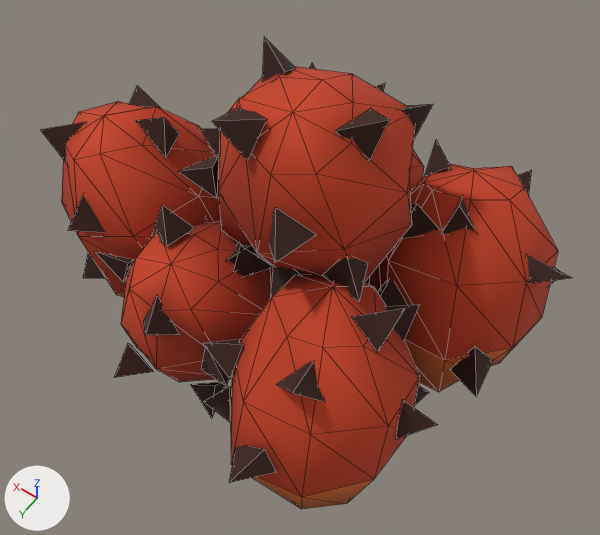
The glTF model game/assets/models/tumpukan_tbs.glb as it was, and as the next commit left it.
One viewpoint serves both versions: a 50 mm camera at (-0.725, 0.944, 1.737) aimed at (-0.107, 0.078, 0.376). Every picture has the same lights, and +X, +Y and +Z are marked at lower left. The first picture is the older version. Mesh edges are drawn as thin lines. Where no turn or scale is listed for an object, it has been applied to the vertices. Vertices at exactly the same position are counted once.

Objects in the first picture: 'tumpukan_tbs_mesh'.
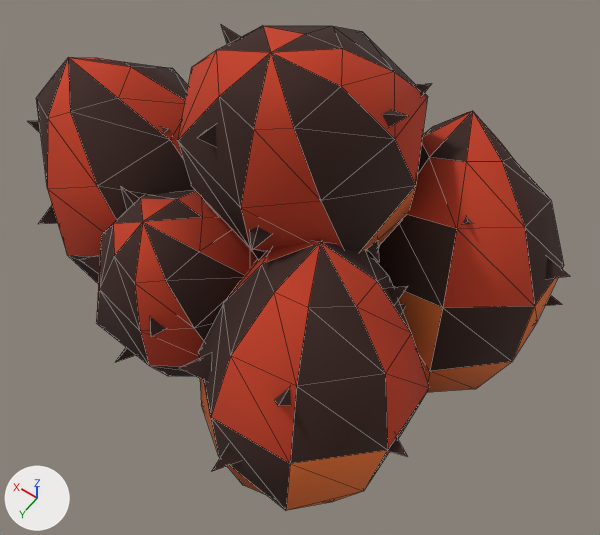
What the commit changed:
me_tumpukan_tbs_mesh is used by ob_tumpukan_tbs_mesh; location (0.0, 0.0, 0.0).
me_tumpukan_tbs_mesh had 444 vertices, 564 faces and spanned x -0.583..0.583, y -0.508..0.508, z 0.0..0.83.
me_tumpukan_tbs_mesh now has 444 vertices, 624 faces and spans x -0.579..0.579, y -0.512..0.512, z 0.0..0.949.
me_tumpukan_tbs_mesh part 1: the loose piece of 34 vertices spanning x -0.551..-0.166, y -0.364..0.032, z 0.015..0.538 is rebuilt with 42 vertices and now spans x -0.555..-0.114, y -0.383..0.083, z 0.006..0.654.
me_tumpukan_tbs_mesh part 2: the loose piece of 34 vertices spanning x -0.21..0.249, y -0.486..-0.068, z 0.033..0.523 is rebuilt with 42 vertices and now spans x -0.221..0.281, y -0.492..-0.015, z 0.045..0.621.
me_tumpukan_tbs_mesh part 3: the loose piece of 34 vertices spanning x 0.095..0.526, y -0.15..0.268, z 0.014..0.557 is rebuilt with 42 vertices and now spans x 0.059..0.553, y -0.177..0.313, z 0.045..0.679.
me_tumpukan_tbs_mesh part 4: the loose piece of 34 vertices spanning x -0.454..-0.098, y 0.046..0.456, z 0.0..0.542 is rebuilt with 42 vertices and now spans x -0.472..-0.047, y 0.045..0.474, z 0.0..0.659.
me_tumpukan_tbs_mesh part 5: the loose piece of 34 vertices spanning x -0.117..0.251, y 0.031..0.398, z 0.0..0.471 is rebuilt with 42 vertices and now spans x -0.112..0.297, y -0.018..0.398, z 0.028..0.615.
me_tumpukan_tbs_mesh part 6: the loose piece of 34 vertices spanning x -0.294..0.112, y -0.211..0.231, z 0.319..0.819 is rebuilt with 42 vertices and now spans x -0.294..0.162, y -0.229..0.256, z 0.327..0.949.
me_tumpukan_tbs_mesh part 7: 58 loose pieces with 232 vertices, spanning x -0.583..0.506, y -0.508..0.508, z 0.073..0.83, are deleted.
Part 8, on me_tumpukan_tbs_mesh:
4 vertices are removed from x -0.005..0.064, y -0.205..-0.129, z 0.579..0.673.
3 faces are deleted.
188 vertices are added at x -0.579..0.558, y -0.512..0.512, z 0.17..0.839.
141 new faces join them, mat_m_fruitdark.
Other edits to the shape of me_tumpukan_tbs_mesh do not show in these pictures.

Location of each change, (x1, y1, x2, y2) in pixels of the pictures (600 x 535 px):
'tumpukan_tbs_mesh', reshaped
    before: (41, 37, 572, 509)
    after: (27, 25, 569, 510)
part 1 of me_tumpukan_tbs_mesh, rebuilt
    before: (368, 164, 558, 392)
    after: (376, 111, 564, 392)
part 2 of me_tumpukan_tbs_mesh, rebuilt (not visible afterwards)
    before: (409, 148, 424, 191)
part 3 of me_tumpukan_tbs_mesh, rebuilt
    before: (62, 101, 220, 297)
    after: (36, 58, 194, 284)
part 4 of me_tumpukan_tbs_mesh, rebuilt (22% wider, 15% taller)
    before: (231, 274, 420, 509)
    after: (198, 240, 429, 510)
part 5 of me_tumpukan_tbs_mesh, rebuilt (15% taller)
    before: (121, 221, 273, 382)
    after: (96, 190, 257, 376)
part 6 of me_tumpukan_tbs_mesh, rebuilt (27% wider, 8% taller)
    before: (218, 66, 415, 282)
    after: (178, 26, 428, 259)
part 7 of me_tumpukan_tbs_mesh, deleted
    before: (41, 37, 572, 483)
part 8 of me_tumpukan_tbs_mesh, built on (mostly hidden)
    before: (310, 63, 316, 69)
    after: (27, 25, 569, 472)
